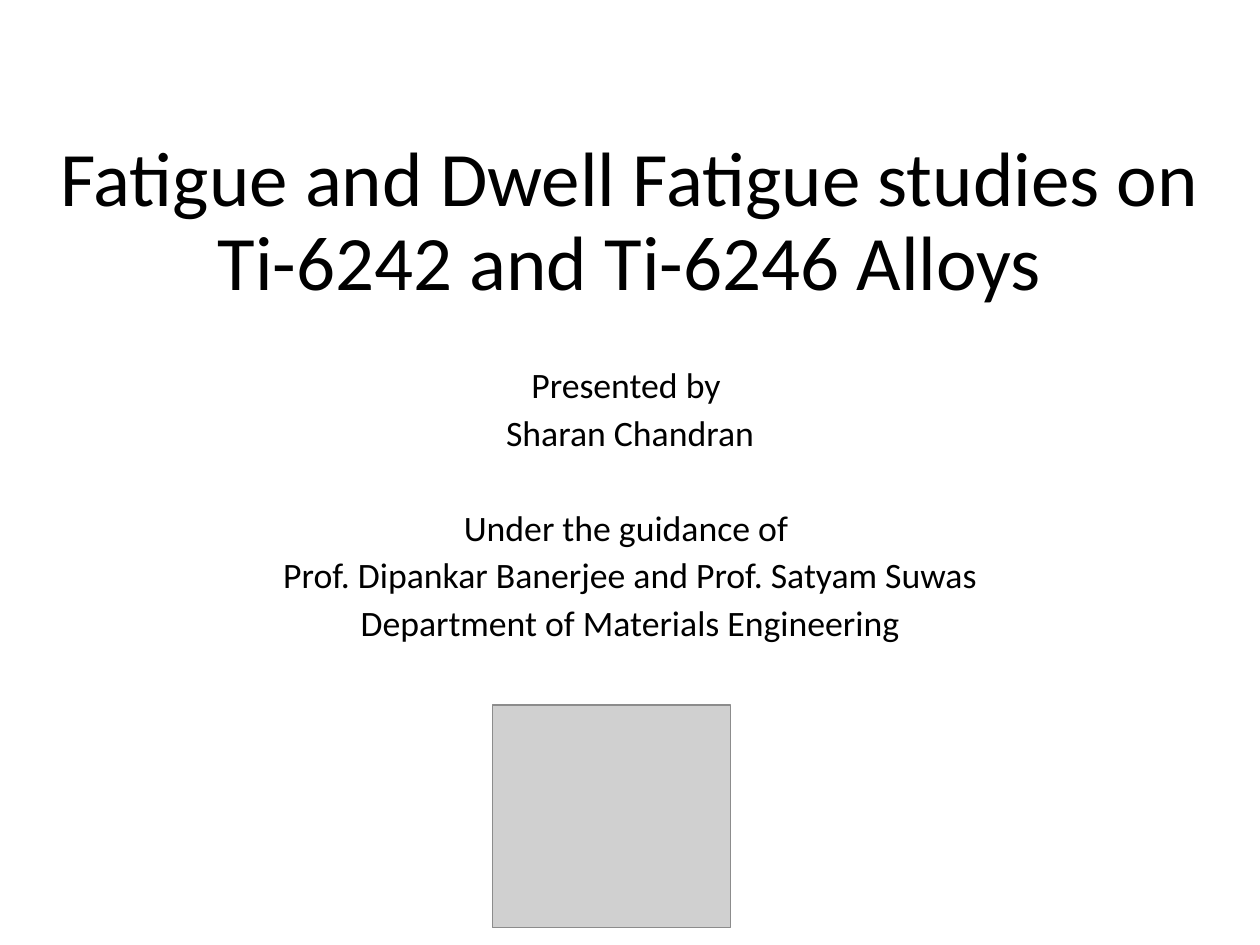
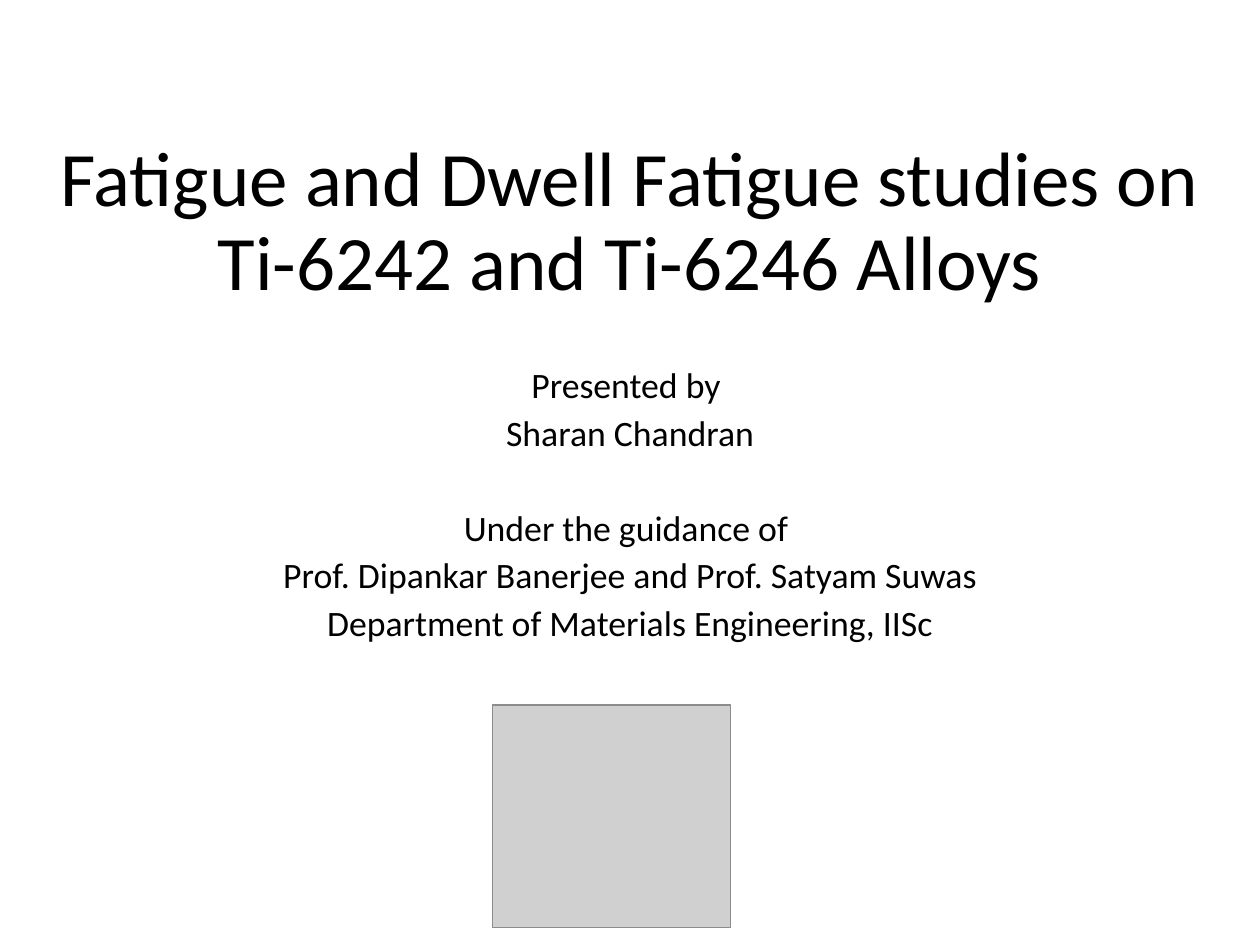
Before and after one commit to Sharanc25/Elements, a slide deck: slide 1 of Thesis/Comprehensive Exam/References/yazar.pptx. Drawn at 1260x945 pixels with LibreOffice and Linux fonts; fonts in the diff are those of the drawing; grey boxes stand for pictures. Boxes give left, top, right and bottom in pixels: in the first picture for what was removed or moved away, otherwise in the second. Text is boxed around its words. In the diff, an @@ line names an element or a change of style, - is before the commit and + after.

Commit message:
/ ‘Thesis/Comprehensive Exam/References/yazar.pptx’

```diff
--- a/Thesis/Comprehensive Exam/References/yazar.pptx
+++ b/Thesis/Comprehensive Exam/References/yazar.pptx
@@ subtitle at (327,611,932,642): text changed @@
-Department of Materials Engineering
+Department of Materials Engineering, IISc
```
